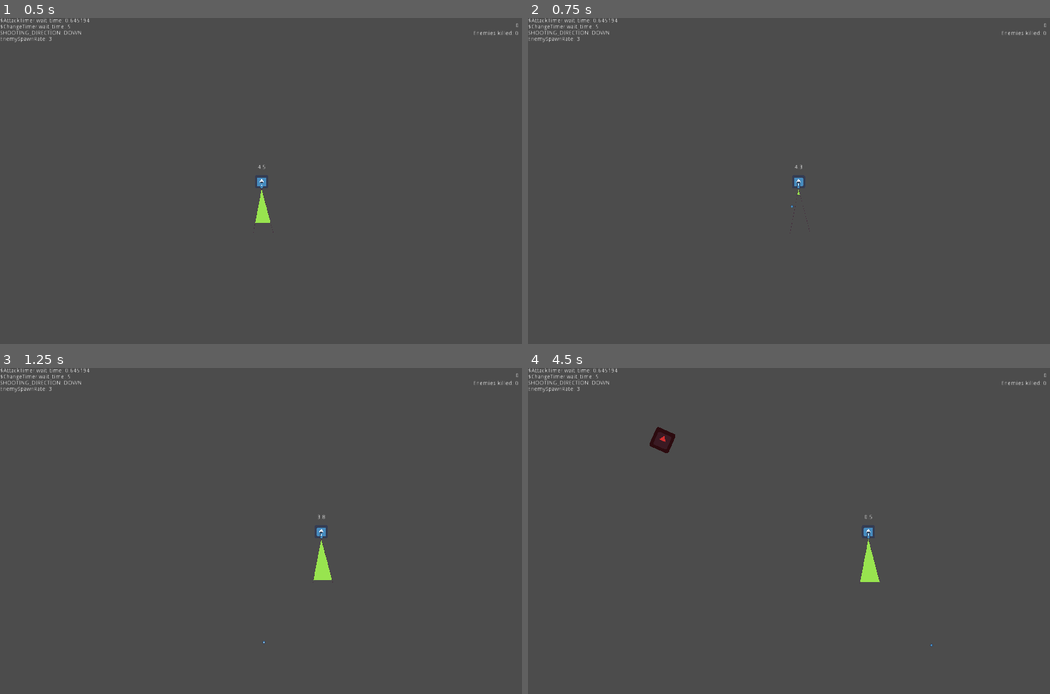
Above: before the commit, frames 1-4 (two rows, left to right).
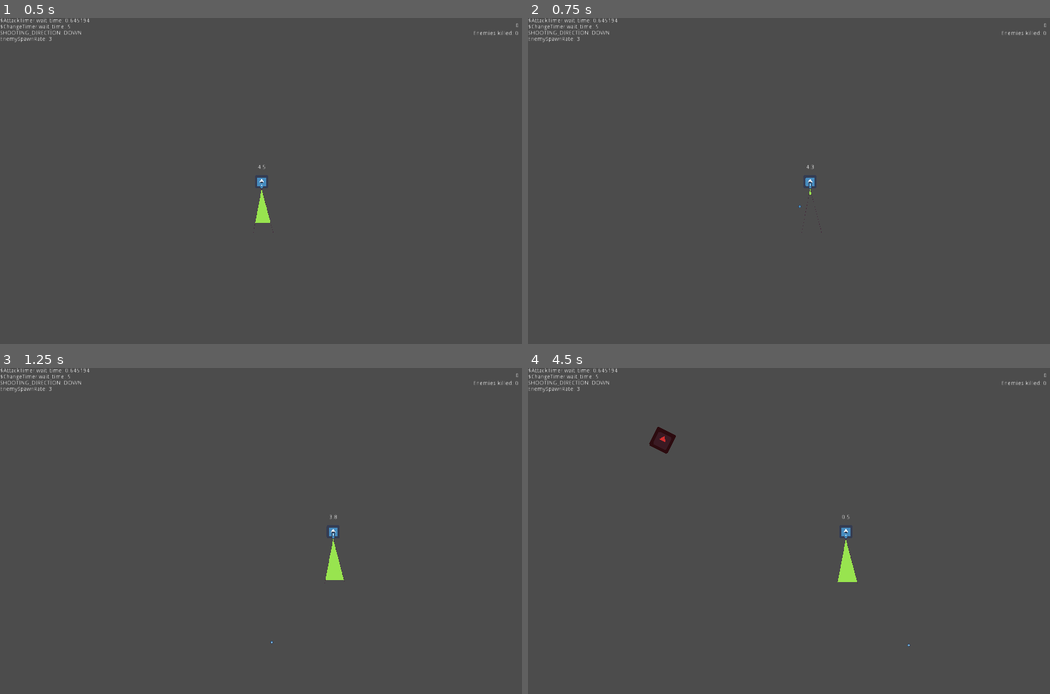
Above: after the commit, the same moments.

Repository: skarnl/gmtk-game-jam
Game: Godot game, scene res://screens/splash.tscn
The game is run twice, just before and just after one commit, with the same random seed, the same clock (stepped at 60 frames per second) and the same inputs. The engine's default icon, where the game draws it, is replaced by a stand-in: a white triangle on a blue panel in a dark square.
Inputs:
- Up to frame 1 (0.5 s): no input
- Up to frame 2 (0.75 s): tap Enter at 0.5 s; hold Right (ui_right) from 0.53 s (still down)
- Up to frame 3 (1.25 s): keep holding Right (ui_right)
- Up to frame 4 (4.5 s): release Right (ui_right) at 1.28 s; hold Down (ui_down) 1.28-2.03 s; hold Right (ui_right) 2.03-2.78 s; hold Up (ui_up) 2.78-3.53 s; hold Left (ui_left) from 3.53 s (still down)

Frame 1 is identical in both runs. In frame 2, 0.1% of the frame differs, in the area x 50-57%, y 44-67%; in frame 3, 0.5%; in frame 4, 0.6%, in the area x 23-78%, y 18-86%.

Commit message:
Simplified player movement

Diff:
--- a/entities/player.gd
+++ b/entities/player.gd
@@ -83,10 +83,10 @@
 	input_vector = input_vector.normalized()
 
 	if input_vector != Vector2.ZERO:
-		velocity = velocity.move_toward(input_vector * MAX_SPEED, ACCELERATION * delta)
+		velocity = input_vector * MAX_SPEED
 
 	else:
-		velocity = velocity.move_toward(Vector2.ZERO, FRICTION * delta)
+		velocity = Vector2.ZERO
 
 	move_and_slide(velocity)
 	_update_shooting_indicator()
